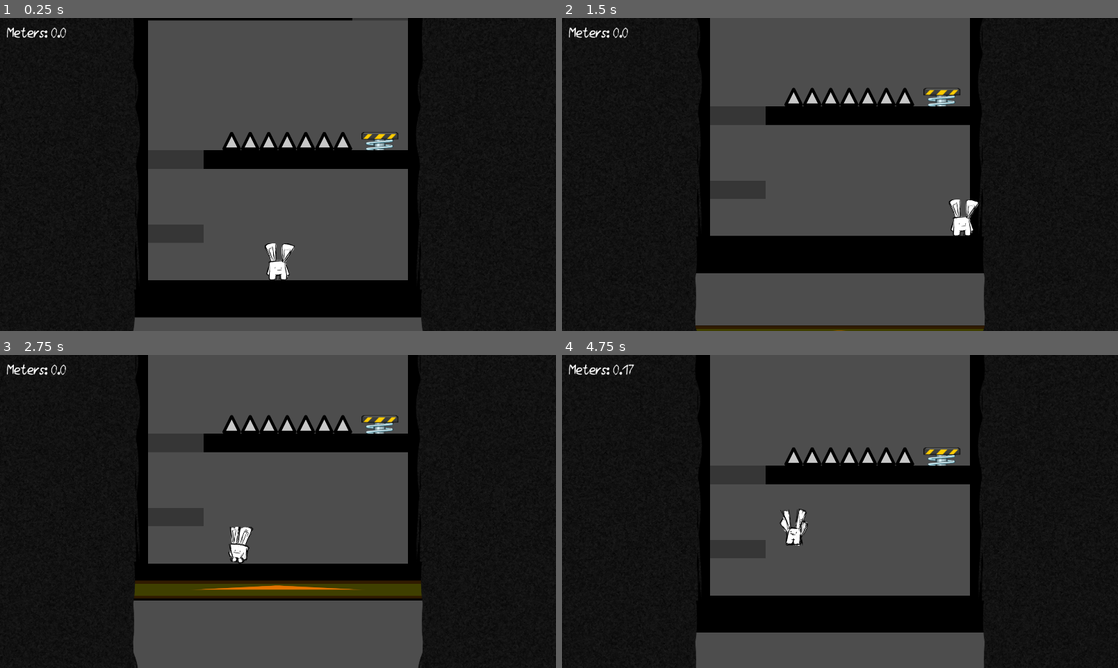
Above: before the commit, frames 1-4 (two rows, left to right).
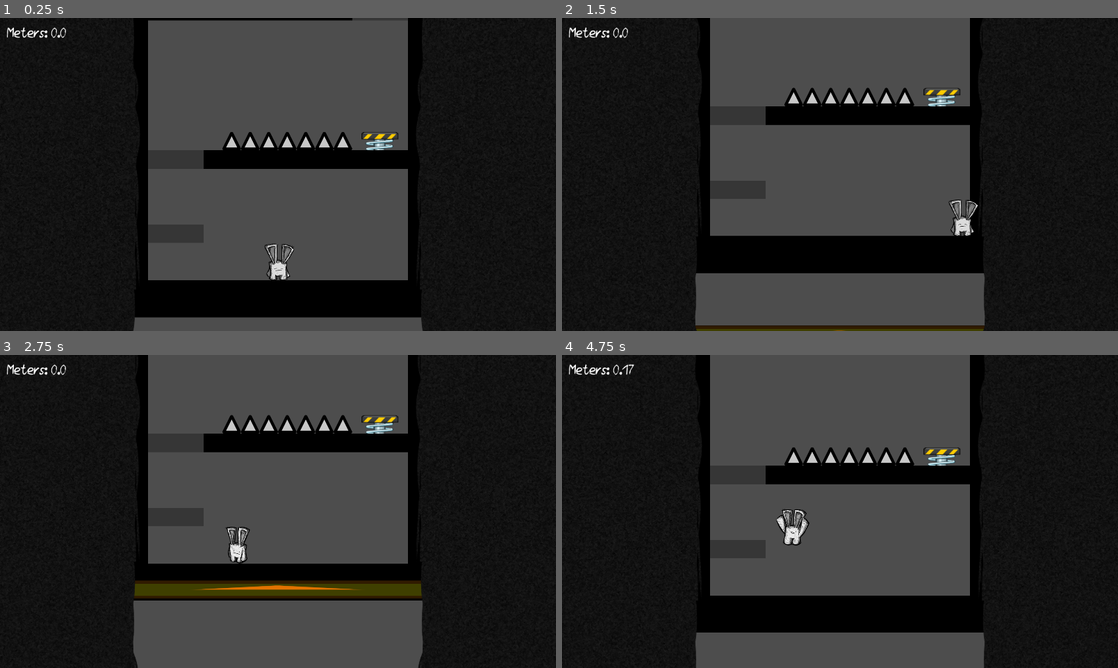
Above: after the commit, the same moments.

Repository: konducktor/run-from-gulmora
Game: Godot game, scene res://gameplay.tscn
Two runs of this game, one before a commit and one after it. Both use one fixed random seed, a clock stepped at 60 frames per second and the inputs below. The engine's default icon, where the game draws it, is replaced by a stand-in: a white triangle on a blue panel in a dark square.
Inputs (mouse positions are in pixels of both pictures, inside the frame that each line leads up to):
- Up to frame 1 (0.25 s): no input
- Up to frame 2 (1.5 s): move the mouse to (962, 158) at 0.52 s; hold Right (movement_right) from 0.53 s (still down); tap C (movement_jump) at 0.77 s; move the mouse to (728, 190) at 1.27 s
- Up to frame 3 (2.75 s): tap C (movement_jump) at 1.52 s; move the mouse to (333, 442) at 2.02 s; release Right (movement_right) at 2.03 s; hold Left (movement_left) from 2.03 s (still down)
- Up to frame 4 (4.75 s): move the mouse to (812, 574) at 2.77 s; release Left (movement_left) at 2.78 s; hold Right (movement_right) 2.78-4.28 s; tap C (movement_jump) at 3.02, 3.77, 4.52 s; move the mouse to (1006, 558) at 3.52 s; move the mouse to (673, 464) at 4.27 s; hold Left (movement_left) from 4.28 s (still down)

The runs differ from the first frame. In frame 1, 0.4% of the frame differs, in the area x 47-53%, y 72-84%; in frame 2, 0.4%; in frame 3, 0.3%; in frame 4, 0.4%, in the area x 38-45%, y 49-61%.

Commit message:
Добавил курсор и новые спрайты.

Diff:
--- a/player/player.tscn
+++ b/player/player.tscn
@@ -1,91 +1,91 @@
 [gd_scene load_steps=25 format=3 uid="uid://uos88rcjypfn"]
 
 [ext_resource type="Script" uid="uid://dga84sgb8gjup" path="res://player/player.gd" id="1_rkbax"]
-[ext_resource type="Script" path="res://player/player_animation.gd" id="2_g1dw6"]
-[ext_resource type="Texture2D" uid="uid://1tw5fyb5lm1i" path="res://player/art/player.png" id="3_g1dw6"]
-[ext_resource type="Script" path="res://player/player_death_animation.gd" id="3_yw30f"]
+[ext_resource type="Script" uid="uid://baxjv5p6gbkoa" path="res://player/player_animation.gd" id="2_g1dw6"]
+[ext_resource type="Script" uid="uid://bq8iu54cwgcg4" path="res://player/player_death_animation.gd" id="3_yw30f"]
+[ext_resource type="Texture2D" uid="uid://idssi6s1ehwo" path="res://player/art/player_cool.png" id="4_yw30f"]
 
 [sub_resource type="CapsuleShape2D" id="CapsuleShape2D_g1dw6"]
 radius = 26.0
 height = 70.0
 
-[sub_resource type="AtlasTexture" id="AtlasTexture_g1dw6"]
-atlas = ExtResource("3_g1dw6")
+[sub_resource type="AtlasTexture" id="AtlasTexture_qjkh3"]
+atlas = ExtResource("4_yw30f")
 region = Rect2(2176, 0, 128, 128)
 
-[sub_resource type="AtlasTexture" id="AtlasTexture_yw30f"]
-atlas = ExtResource("3_g1dw6")
+[sub_resource type="AtlasTexture" id="AtlasTexture_g6k8r"]
+atlas = ExtResource("4_yw30f")
 region = Rect2(2048, 0, 128, 128)
 
-[sub_resource type="AtlasTexture" id="AtlasTexture_qjkh3"]
-atlas = ExtResource("3_g1dw6")
+[sub_resource type="AtlasTexture" id="AtlasTexture_boad6"]
+atlas = ExtResource("4_yw30f")
 region = Rect2(0, 0, 128, 128)
 
-[sub_resource type="AtlasTexture" id="AtlasTexture_g6k8r"]
-atlas = ExtResource("3_g1dw6")
+[sub_resource type="AtlasTexture" id="AtlasTexture_rgyib"]
+atlas = ExtResource("4_yw30f")
 region = Rect2(128, 0, 128, 128)
 
-[sub_resource type="AtlasTexture" id="AtlasTexture_boad6"]
-atlas = ExtResource("3_g1dw6")
+[sub_resource type="AtlasTexture" id="AtlasTexture_hg6s5"]
+atlas = ExtResource("4_yw30f")
 region = Rect2(256, 0, 128, 128)
 
-[sub_resource type="AtlasTexture" id="AtlasTexture_rgyib"]
-atlas = ExtResource("3_g1dw6")
+[sub_resource type="AtlasTexture" id="AtlasTexture_8t03j"]
+atlas = ExtResource("4_yw30f")
 region = Rect2(384, 0, 128, 128)
 
-[sub_resource type="AtlasTexture" id="AtlasTexture_hg6s5"]
-atlas = ExtResource("3_g1dw6")
+[sub_resource type="AtlasTexture" id="AtlasTexture_2ieo8"]
+atlas = ExtResource("4_yw30f")
 region = Rect2(512, 0, 128, 128)
 
-[sub_resource type="AtlasTexture" id="AtlasTexture_8t03j"]
-atlas = ExtResource("3_g1dw6")
+[sub_resource type="AtlasTexture" id="AtlasTexture_ebec5"]
+atlas = ExtResource("4_yw30f")
 region = Rect2(640, 0, 128, 128)
 
-[sub_resource type="AtlasTexture" id="AtlasTexture_2ieo8"]
-atlas = ExtResource("3_g1dw6")
+[sub_resource type="AtlasTexture" id="AtlasTexture_yllr7"]
+atlas = ExtResource("4_yw30f")
 region = Rect2(768, 0, 128, 128)
 
-[sub_resource type="AtlasTexture" id="AtlasTexture_ebec5"]
-atlas = ExtResource("3_g1dw6")
+[sub_resource type="AtlasTexture" id="AtlasTexture_kb6p2"]
+atlas = ExtResource("4_yw30f")
 region = Rect2(896, 0, 128, 128)
 
-[sub_resource type="AtlasTexture" id="AtlasTexture_yllr7"]
-atlas = ExtResource("3_g1dw6")
+[sub_resource type="AtlasTexture" id="AtlasTexture_wodsf"]
+atlas = ExtResource("4_yw30f")
 region = Rect2(1920, 0, 128, 128)
 
-[sub_resource type="AtlasTexture" id="AtlasTexture_kb6p2"]
-atlas = ExtResource("3_g1dw6")
+[sub_resource type="AtlasTexture" id="AtlasTexture_32hag"]
+atlas = ExtResource("4_yw30f")
 region = Rect2(1024, 0, 128, 128)
 
-[sub_resource type="AtlasTexture" id="AtlasTexture_wodsf"]
-atlas = ExtResource("3_g1dw6")
+[sub_resource type="AtlasTexture" id="AtlasTexture_tqiix"]
+atlas = ExtResource("4_yw30f")
 region = Rect2(1152, 0, 128, 128)
 
-[sub_resource type="AtlasTexture" id="AtlasTexture_32hag"]
-atlas = ExtResource("3_g1dw6")
+[sub_resource type="AtlasTexture" id="AtlasTexture_e7oew"]
+atlas = ExtResource("4_yw30f")
 region = Rect2(1280, 0, 128, 128)
 
-[sub_resource type="AtlasTexture" id="AtlasTexture_tqiix"]
-atlas = ExtResource("3_g1dw6")
+[sub_resource type="AtlasTexture" id="AtlasTexture_c35mf"]
+atlas = ExtResource("4_yw30f")
 region = Rect2(1408, 0, 128, 128)
 
-[sub_resource type="AtlasTexture" id="AtlasTexture_e7oew"]
-atlas = ExtResource("3_g1dw6")
+[sub_resource type="AtlasTexture" id="AtlasTexture_65viv"]
+atlas = ExtResource("4_yw30f")
 region = Rect2(1536, 0, 128, 128)
 
-[sub_resource type="AtlasTexture" id="AtlasTexture_c35mf"]
-atlas = ExtResource("3_g1dw6")
+[sub_resource type="AtlasTexture" id="AtlasTexture_x7c3f"]
+atlas = ExtResource("4_yw30f")
 region = Rect2(1664, 0, 128, 128)
 
-[sub_resource type="AtlasTexture" id="AtlasTexture_65viv"]
-atlas = ExtResource("3_g1dw6")
+[sub_resource type="AtlasTexture" id="AtlasTexture_bjvpn"]
+atlas = ExtResource("4_yw30f")
 region = Rect2(1792, 0, 128, 128)
 
 [sub_resource type="SpriteFrames" id="SpriteFrames_x7c3f"]
 animations = [{
 "frames": [{
 "duration": 1.0,
-"texture": SubResource("AtlasTexture_g1dw6")
+"texture": SubResource("AtlasTexture_qjkh3")
 }],
 "loop": true,
 "name": &"dead",
@@ -101,16 +101,16 @@
 }, {
 "frames": [{
 "duration": 1.0,
-"texture": SubResource("AtlasTexture_qjkh3")
-}, {
-"duration": 1.0,
-"texture": SubResource("AtlasTexture_g6k8r")
-}, {
-"duration": 1.0,
 "texture": SubResource("AtlasTexture_boad6")
 }, {
 "duration": 1.0,
 "texture": SubResource("AtlasTexture_rgyib")
+}, {
+"duration": 1.0,
+"texture": SubResource("AtlasTexture_hg6s5")
+}, {
+"duration": 1.0,
+"texture": SubResource("AtlasTexture_8t03j")
 }],
 "loop": true,
 "name": &"idle_1",
@@ -118,16 +118,16 @@
 }, {
 "frames": [{
 "duration": 1.0,
-"texture": SubResource("AtlasTexture_hg6s5")
-}, {
-"duration": 1.0,
-"texture": SubResource("AtlasTexture_8t03j")
-}, {
-"duration": 1.0,
 "texture": SubResource("AtlasTexture_2ieo8")
 }, {
 "duration": 1.0,
 "texture": SubResource("AtlasTexture_ebec5")
+}, {
+"duration": 1.0,
+"texture": SubResource("AtlasTexture_yllr7")
+}, {
+"duration": 1.0,
+"texture": SubResource("AtlasTexture_kb6p2")
 }],
 "loop": true,
 "name": &"idle_2",
@@ -143,12 +143,6 @@
 }, {
 "frames": [{
 "duration": 1.0,
-"texture": SubResource("AtlasTexture_kb6p2")
-}, {
-"duration": 1.0,
-"texture": SubResource("AtlasTexture_wodsf")
-}, {
-"duration": 1.0,
 "texture": SubResource("AtlasTexture_32hag")
 }, {
 "duration": 1.0,
@@ -162,6 +156,12 @@
 }, {
 "duration": 1.0,
 "texture": SubResource("AtlasTexture_65viv")
+}, {
+"duration": 1.0,
+"texture": SubResource("AtlasTexture_x7c3f")
+}, {
+"duration": 1.0,
+"texture": SubResource("AtlasTexture_bjvpn")
 }],
 "loop": true,
 "name": &"walking",
@@ -195,7 +195,8 @@
 
 [node name="AnimatedSprite2D" type="AnimatedSprite2D" parent="Visuals"]
 sprite_frames = SubResource("SpriteFrames_x7c3f")
-animation = &"walking"
+animation = &"dead"
+autoplay = "idle_1"
 
 [connection signal="falling" from="." to="Visuals" method="_on_player_falling"]
 [connection signal="grounded" from="." to="Visuals" method="_on_player_grounded"]
--- a/project.godot
+++ b/project.godot
@@ -29,6 +29,7 @@
 window/size/viewport_width=1920
 window/size/viewport_height=1080
 window/stretch/mode="viewport"
+mouse_cursor/custom_image="uid://cwdyriprq52e"
 
 [file_customization]
 
Not shown: 1 places in gameplay.tscn that only renumber resources
Binary file added: player/art/player_cool.png
Not shown, added: player/art/player_cool.png.import
Not shown: 2 places in player/player.tscn that only renumber resources
Binary file added: visuals/cursor.png
Not shown, added: visuals/cursor.png.import
